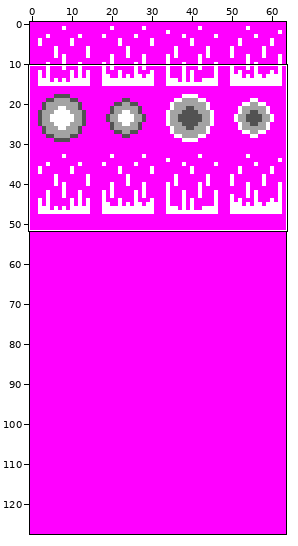
Two versions of one sprite sheet, data/entities.ch.png. Above: a wide view before the commit, with the close-up outlined.
Close-up. As it was:
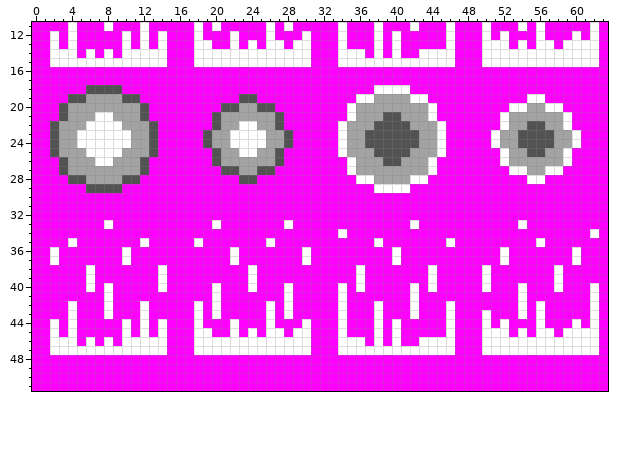
The file is 64x128 pixels. Shown: x 0..63, y 11..51.
Now the later version:
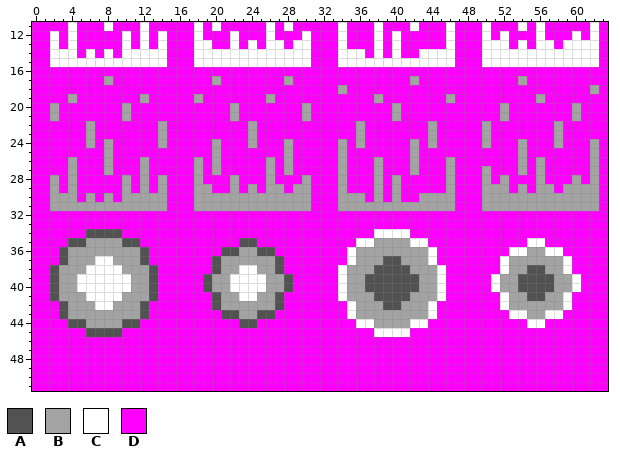
Palette (. is transparent): A #525252  B #a3a3a3  C #ffffff  D #ff00ff
Change:
Changed rows in their new state; - is an unchanged pixel.
first column x 2:
17 ------B-----------B-------B-------------B-----------B--------
18 ----DDDD------------------------B---DDDD--------------------B
19 --BDDDDDDDB-----B----DD-B---------DD-DDDDD--B--------DB------
20 BDDDDDDD-DD--------DBDDDD---B----DDDDD-DDDD-------BDDDDDD-B--
21 BDDDDDDD-DD-------DD-DDDDD--B----DDDDDBDDDD-------BDDDDDDDB--
22 DDDDBDDDDDDDB-----DDDDBDDD------DD-DDDDDDD-D----B-DDDDDD-D---
23 DDDDBDDDDDDDB----DDDDDBDDDD-----DD-DDDDDDD-D----BDDDDDDD-DD--
24 DDDDBDBDDDDDB----D-DDDBDDDB-----BD-DDDDDBD-D----BDDDBDDD-DD-B
25 DDDDDDBDDDDD------BDDDDDDDB-----BDDDDDDD-DDD------DD-DDDDD--B
26 -D-DDDBDDDB-----B-BDDDDD-DB-----BDDD-DDD-DD-B-----DD-D-DDD--B
27 -D-DDD-DDDB-----B-BDDDDDB-B-----BDDD-DDD-DD-B---B--DBD-DD---B
28 B-BDDDDDBDB-B---B---BDD-B---B---B-DD-D-DDD--B---B-B--DB---B-B
29 B-B-DDDDB-B-B---BB--B-B-BB-BB---B---BDBD----B---BBB-B-BB-BBBB
30 BBB-B-B-BBBBB---BBBBBBBBBBBBB---BBB-B-B--BBBB---BBBBBBBBBBBBB
31 BBBBBBBBBBBBB---BBBBBBBBBBBBB---BBBBBBBBBBBBB---BBBBBBBBBBBBB
33 ------D-----------D-------D-------------D-----------D--------
34 ----AAAA------------------------D---CCCC--------------------D
35 --AABBBBAAD-----D----AA-D---------CCBBBBCC--D--------C-------
36 DABBBBBBBBA--------AABBAA---D----CBBBBBBBBC-------DCCBBCC-D--
37 DABBBCCBBBA-------ABBBBBBA--D----CBBBAABBBC--------BBBBBBCD--
38 ABBB-CCCBBBAD-----ABBC-BBA------CBBBAAAABBBC----D-CBBAABBC---
39 ABBC-CCCCBBAD----ABBCC-CBBA-----CBBAAAAAABBC----DCBBAAAABBC--
40 ABBC-C-CCBBAD----ABBCC-CBBA------BBAAAAAABBC----DCBBAAAABBC-D
41 ABBBCC-CBBBA------ABBCCBBAD------BBBAAAABBBC------CBBAABBC--D
42 -ABBBC-BBBA-----D-ABBBBBBAD-----DCBBBAABBBC-D-----CBBBBBBC--D
43 -ABBBBBBBBA-----D-DAABBAA-D-----DCBBBBBBBBC-D---D--C-BBCC---D
44 D-AABBBBAAD-D---D---DAA-D---D---D-CCBBBBCC--D---D-D--C----D-D
45 D-D-AAAAD-D-D---DD--D-D-DD-DD---D----C-C----D---DDD-D-DD-DDDD
46 DDD-D-D-DDDDD---DDDDDDDDDDDDD---DDD-D-D--DDDD---DDDDDDDDDDDDD
47 DDDDDDDDDDDDD---DDDDDDDDDDDDD---DDDDDDDDDDDDD---DDDDDDDDDDDDD
Where, in picture pixels (left, top, right, bottom), the same in both close-ups:
changed: (50, 76, 167, 355)
changed: (194, 76, 599, 355)
